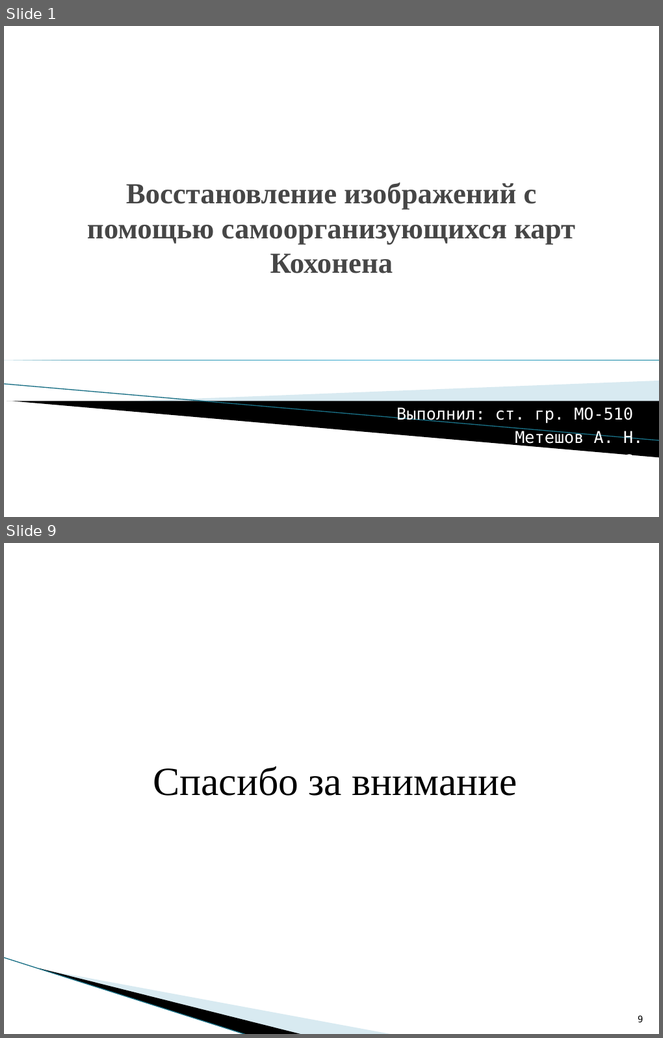
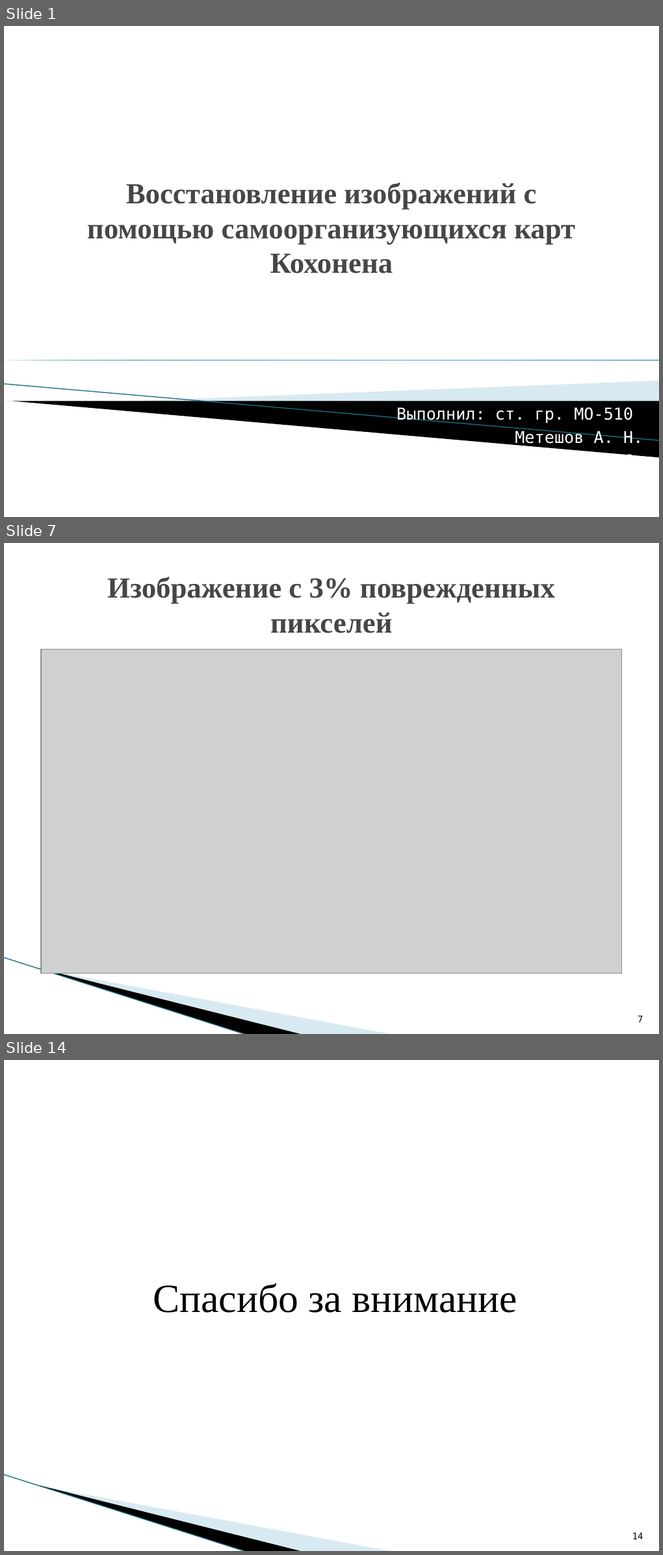
Before and after one commit to Meteshov/mygarduate, a slide deck: presentation/Meteshov.pptx. Shown one above the other, each under a label of ours: slides 1 and 9 before the commit, slides 1, 7 and 14 after it; the slides between them are not shown. The pictures are 663x1038 and 663x1555 pixels, drawn with LibreOffice and Linux fonts; fonts in the diff are those of the drawing; grey boxes stand for pictures; background and template pictures are left out. Boxes give left, top, right and bottom in pixels: in the first picture for what was removed or moved away, otherwise in the second. Text is boxed around its words. In the diff, an @@ line names an element or a change of style, - is before the commit and + after.

```diff
--- a/presentation/Meteshov.pptx
+++ b/presentation/Meteshov.pptx
@@ slide 7 added at box(4, 543, 659, 1034), background #FFFFFF; not listed: 3 template elements that a slide beside it also shows @@
@@ title added at box(107, 577, 555, 633), 32 pt, text #464646, bold @@
+Изображение с 3% поврежденных пикселей
@@ picture added at box(41, 649, 623, 973) @@
@@ page number added at box(638, 1016, 643, 1023), 10 pt, text #000000 @@
+7
@@ what was slide 9 is now slide 14 @@
@@ page number at box(633, 1533, 644, 1540): text changed @@
-9
+14
```
Also in this commit, not shown: 4 slides changed, 7 other slides added, 3 slides removed, 28 other files.
